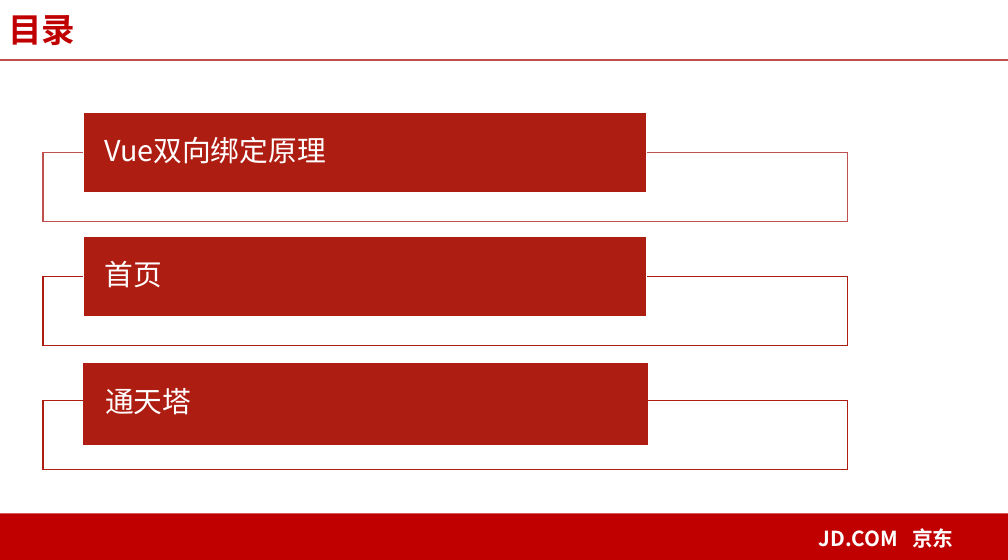
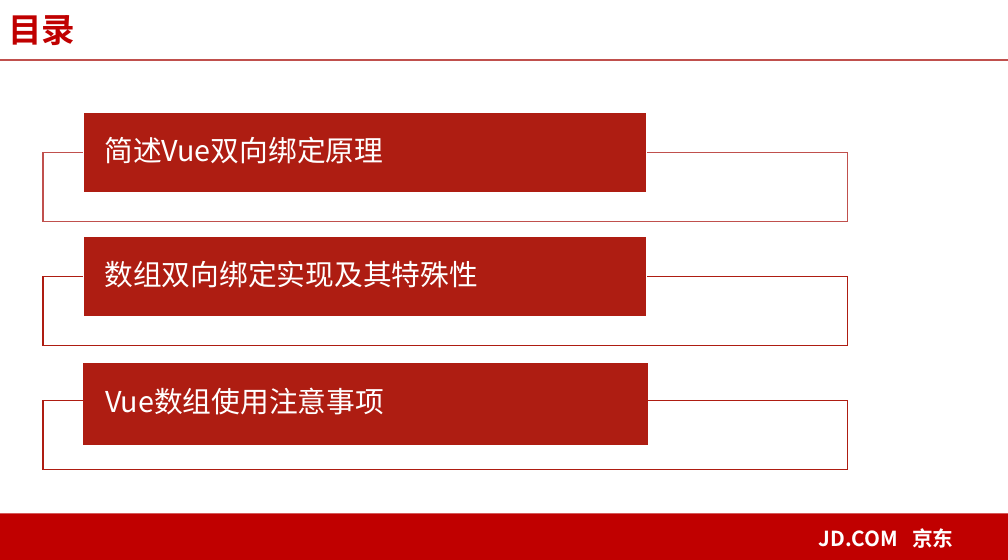
Before and after one commit to MarphyDemon/svue, a slide deck: slide 2 of vue技术内幕之数组双向绑定.pptx. Drawn at 1008x560 pixels with LibreOffice and Linux fonts; fonts in the diff are those of the drawing; background and template pictures are left out. Boxes give left, top, right and bottom in pixels: in the first picture for what was removed or moved away, otherwise in the second. Text is boxed around its words. In the diff, an @@ line names an element or a change of style, - is before the commit and + after.

```diff
--- a/vue技术内幕之数组双向绑定.pptx
+++ b/vue技术内幕之数组双向绑定.pptx
@@ text at bbox=[104, 137, 383, 164]: text changed @@
-Vue双向绑定原理
+简述Vue双向绑定原理
@@ text at bbox=[104, 261, 478, 288]: text changed @@
-首页
+数组双向绑定实现及其特殊性
@@ text at bbox=[105, 387, 384, 415]: text changed @@
-通天塔
+Vue数组使用注意事项
```
Also in this commit, not shown: 2 other slides changed, 3 slides added, 4 other files.
